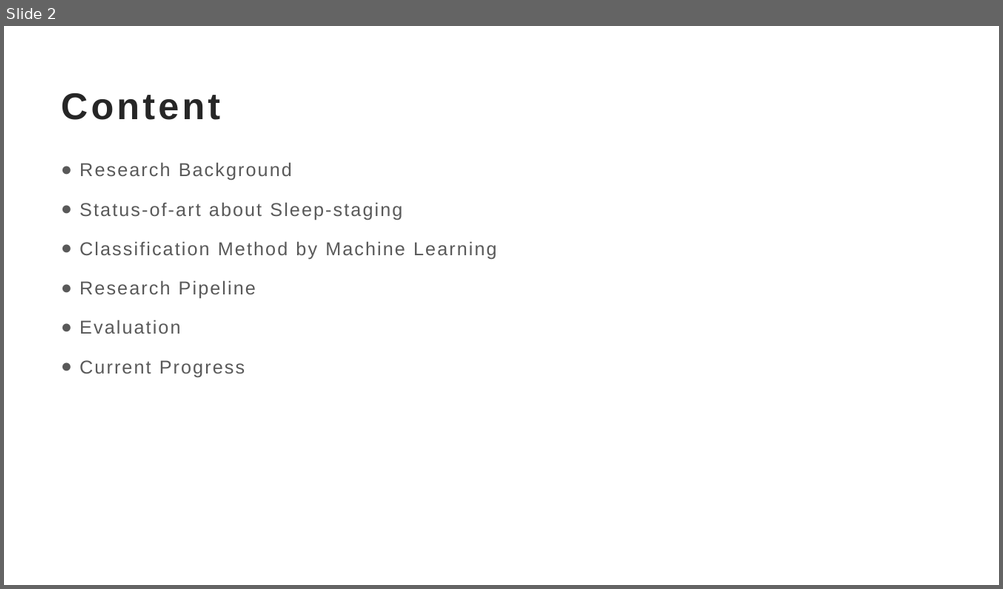
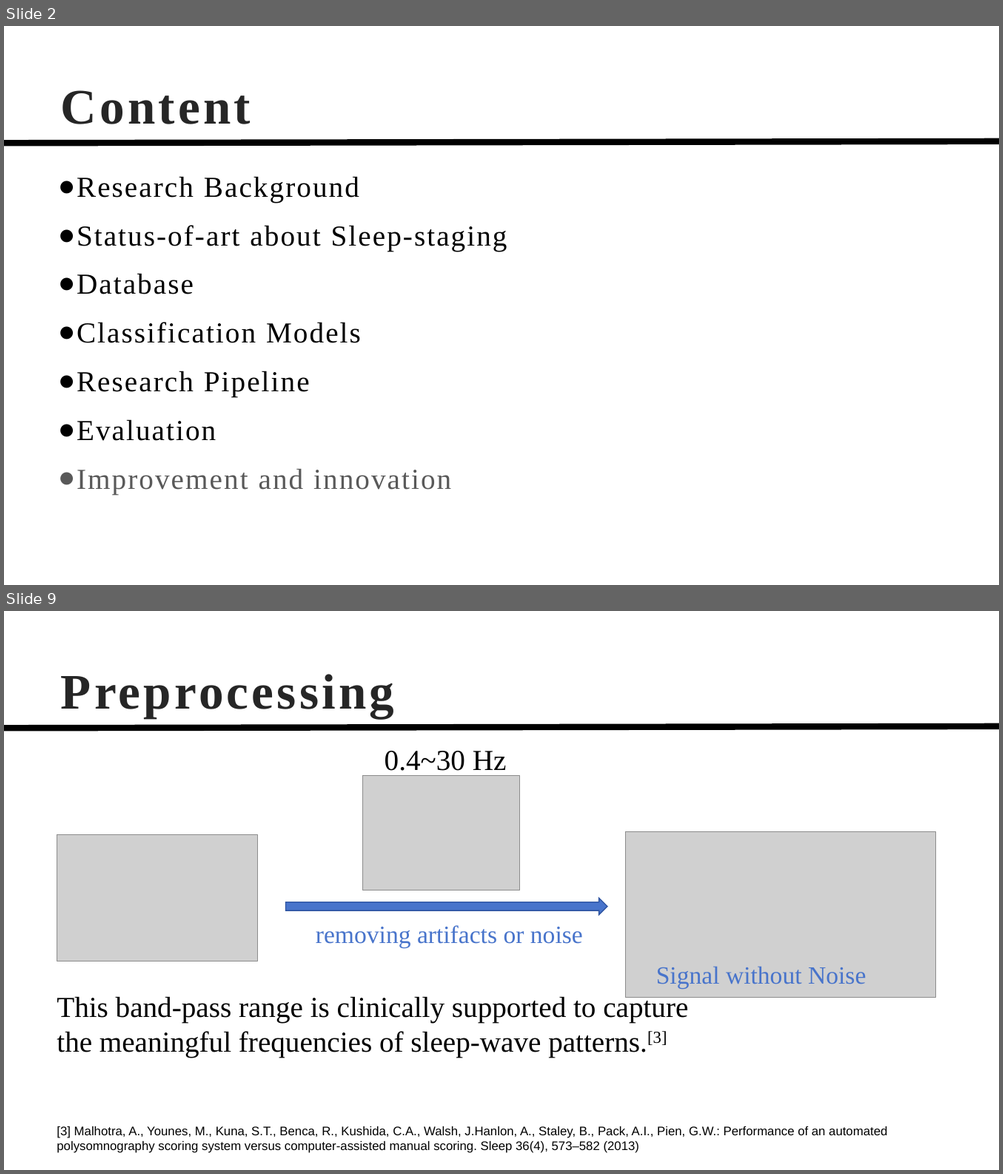
Before and after one commit to TonyHGF/EEG-Sleep-Staging, a slide deck: pre/slides.pptx. Shown one above the other, each under a label of ours: slide 2 before the commit, slides 2 and 9 after it; the slides between them are not shown. The pictures are 1003x589 and 1003x1174 pixels, drawn with LibreOffice and Linux fonts; fonts in the diff are those of the drawing; grey boxes stand for pictures. Boxes give left, top, right and bottom in pixels: in the first picture for what was removed or moved away, otherwise in the second. Text is boxed around its words. In the diff, an @@ line names an element or a change of style, - is before the commit and + after.

```diff
--- a/pre/slides.pptx
+++ b/pre/slides.pptx
@@ slide 9 added at [4, 611, 999, 1170], background #FFFFFF; not listed: 1 template element that a slide beside it also shows @@
@@ title added at [61, 674, 394, 718], 48 pt, text #262626, bold @@
+Preprocessing
@@ text added at [384, 751, 506, 776], 28 pt, text #000000 @@
+0.4~30 Hz
@@ picture added at [363, 776, 520, 891] @@
@@ picture added at [626, 832, 936, 997] @@
@@ picture added at [57, 834, 257, 962] @@
@@ right arrow added at [285, 898, 607, 915], fill #4874CB, outline #2E54A1 1 pt @@
@@ text added at [316, 925, 583, 948], 24 pt, text #4874CB @@
+removing artifacts or noise
@@ text added at [656, 966, 865, 989], 24 pt, text #4874CB @@
+Signal without Noise
@@ text added at [57, 995, 688, 1058], 28 pt, text #000000 @@
+This band-pass range is clinically supported to capture the meaningful frequencies of sleep-wave patterns.[3]
@@ text added at [57, 1127, 887, 1153], 12 pt, text #000000 @@
+[3] Malhotra, A., Younes, M., Kuna, S.T., Benca, R., Kushida, C.A., Walsh, J.Hanlon, A., Staley, B., Pack, A.I., Pien, G.W.: Performance of an automated polysomnography scoring system versus computer-assisted manual scoring. Sleep 36(4), 573–582 (2013)
@@ slide 2 changed as well @@
@@ title "Content" at [61, 90, 250, 124]: size 36 to 48 pt, font Arial to Times New Roman @@
@@ line added from (4, 143) to (999, 141), #000000 6 pt @@
@@ text "Research Background": place and size @@
-text "Research Background" at [79, 162, 497, 378]
+text "Research Background" at [77, 176, 507, 494]
@@ text at [77, 176, 507, 441]: size 18 to 28 pt, font Arial to Times New Roman, text colour #595959 to #000000 in "Research Background", "Status-of-art about Sleep-staging", "Research Pipeline", "Evaluation"; line spacing 1.3 to 1.1 @@
@@ text at [77, 273, 361, 343]: text changed; size 18 to 28 pt; font Arial to Times New Roman; text colour #595959 to #000000 @@
-● Classification Method by Machine Learning
+● Database
+● Classification Models
@@ text at [77, 469, 451, 494]: text changed; size 18 to 28 pt; font Arial to Times New Roman @@
-● Current Progress
+● Improvement and innovation
```
Also in this commit, not shown: 8 other slides changed, 5 other slides added, 2 slides removed, 8 other files.
